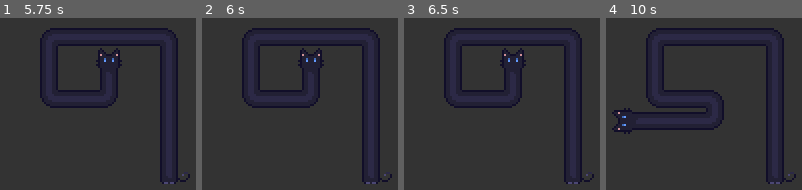
Above: before the commit, frames 1-4 (left to right).
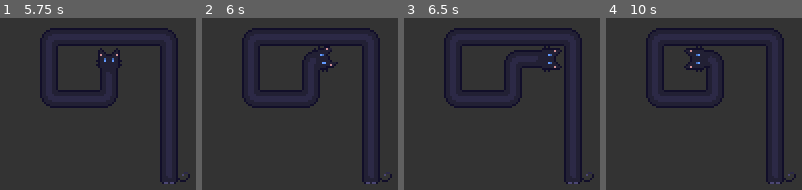
Above: after the commit, the same moments.

Repository: RecorderYvaine/loooong_cat
Game: Godot game, scene res://src/Main.tscn
The game is run twice, just before and just after one commit, with the same random seed, the same clock (stepped at 60 frames per second) and the same inputs.
Inputs:
- Up to frame 1 (5.75 s): tap Enter at 0.5 s; hold Up (ui_up) 0.53-2.03 s; tap Space at 2 s; hold Left (ui_left) 2.03-3.53 s; hold Down (ui_down) 3.53-4.28 s; hold Right (ui_right) 4.28-5.03 s; hold Up (ui_up) from 5.03 s (still down)
- Up to frame 2 (6 s): release Up (ui_up) at 5.78 s; hold Right (ui_right) from 5.78 s (still down)
- Up to frame 3 (6.5 s): keep holding Right (ui_right)
- Up to frame 4 (10 s): tap Enter at 6.5, 8 s; tap Space at 7.25 s; release Right (ui_right) at 8.03 s; hold Down (ui_down) 8.03-8.78 s; hold Left (ui_left) 8.78-9.53 s; hold Up (ui_up) from 9.53 s (still down)

Frame 1 is identical in both runs. In frame 2, 0.7% of the frame differs, in the area x 48-70%, y 16-32%; in frame 3, 1.0%; in frame 4, 2.6%, in the area x 3-61%, y 16-68%.

Commit message:
Fix blocked turn input semantics

Diff:
--- a/src/cat/LongCat.gd
+++ b/src/cat/LongCat.gd
@@ -62,13 +62,16 @@
 		preferred_input_dir = Vector2.RIGHT
 
 func _process(delta: float) -> void:
+	var pressed_dirs = get_pressed_input_dirs()
 	var raw_input = get_input_dir()
 
 	var in_turn = is_active_turn_segment()
 	var head_dist = get_head_segment_length()
 
 	if in_turn:
-		if raw_input != Vector2.ZERO and raw_input != current_dir and raw_input != -current_dir:
+		if raw_input == Vector2.ZERO:
+			auto_turn_dir = current_dir
+		elif raw_input != current_dir and raw_input != -current_dir:
 			queued_turn_dir = raw_input
 			auto_turn_dir = current_dir
 		elif raw_input == current_dir or raw_input == -current_dir:
@@ -96,8 +99,17 @@
 
 	if raw_input == Vector2.ZERO:
 		blocked_input_dir = Vector2.ZERO
+	elif raw_input != current_dir and raw_input != -current_dir:
+		var can_use_raw_input = can_progress_with_input(raw_input, max(speed * delta, 1.0), should_fallback_to_current_dir(raw_input, pressed_dirs))
+		if can_use_raw_input:
+			blocked_input_dir = Vector2.ZERO
+		elif should_fallback_to_current_dir(raw_input, pressed_dirs):
+			input_dir = current_dir
+		else:
+			blocked_input_dir = raw_input
+			input_dir = Vector2.ZERO
 	elif raw_input == blocked_input_dir:
-		if raw_input != current_dir and raw_input != -current_dir:
+		if should_fallback_to_current_dir(raw_input, pressed_dirs):
 			input_dir = current_dir
 		else:
 			input_dir = Vector2.ZERO
@@ -124,6 +136,10 @@
 	update_visuals()
 
 func get_input_dir() -> Vector2:
+	var pressed_dirs = get_pressed_input_dirs()
+	return select_preferred_input_dir(pressed_dirs)
+
+func get_pressed_input_dirs() -> Array[Vector2]:
 	var pressed_dirs: Array[Vector2] = []
 	if Input.is_action_pressed("ui_up") or Input.is_key_pressed(KEY_W):
 		pressed_dirs.append(Vector2.UP)
@@ -133,7 +149,9 @@
 		pressed_dirs.append(Vector2.LEFT)
 	if Input.is_action_pressed("ui_right") or Input.is_key_pressed(KEY_D):
 		pressed_dirs.append(Vector2.RIGHT)
-
+	return pressed_dirs
+
+func select_preferred_input_dir(pressed_dirs: Array[Vector2]) -> Vector2:
 	if pressed_dirs.is_empty():
 		preferred_input_dir = Vector2.ZERO
 		return Vector2.ZERO
@@ -144,6 +162,32 @@
 		return preferred_input_dir
 	return pressed_dirs[0]
 
+func should_fallback_to_current_dir(input_dir: Vector2, pressed_dirs: Array[Vector2]) -> bool:
+	return input_dir != Vector2.ZERO and input_dir != current_dir and input_dir != -current_dir and pressed_dirs.has(current_dir)
+
+func can_progress_with_input(input_dir: Vector2, step: float, allow_forward_advance: bool) -> bool:
+	if input_dir == Vector2.ZERO or path.size() < 2:
+		return false
+
+	var head_pos = path[-1]
+	var prev_pos = path[-2]
+	var seg_dir = (head_pos - prev_pos).normalized()
+	if seg_dir == Vector2.ZERO:
+		seg_dir = current_dir
+
+	if input_dir == seg_dir:
+		return get_allowed_step(head_pos, input_dir, step) > 0.0
+	if input_dir == -seg_dir:
+		return true
+
+	var dist_from_last_corner = head_pos.distance_to(prev_pos)
+	if allow_forward_advance and dist_from_last_corner < TURN_READY_DIST:
+		var advance = min(step, TURN_READY_DIST - dist_from_last_corner)
+		if get_allowed_step(head_pos, seg_dir, advance) > 0.0:
+			return true
+
+	return can_start_turn(head_pos, input_dir)
+
 func get_allowed_step(start_pos: Vector2, dir: Vector2, requested_step: float) -> float:
 	var allowed_step = requested_step
 	var check_points = max(0, path.size() - 3)
@@ -178,8 +222,37 @@
 	var max_pos = Vector2(max(p1.x, p2.x), max(p1.y, p2.y)) + Vector2(COLLISION_CLEARANCE, COLLISION_CLEARANCE)
 	return Rect2(min_pos, max_pos - min_pos)
 
+func is_point_in_bounds(pos: Vector2, bounds: Rect2) -> bool:
+	return pos.x >= bounds.position.x and pos.x <= bounds.end.x and pos.y >= bounds.position.y and pos.y <= bounds.end.y
+
 func can_start_turn(start_pos: Vector2, dir: Vector2) -> bool:
-	return get_allowed_step(start_pos, dir, MIN_TURN_DIST) >= MIN_TURN_DIST
+	var end_pos = start_pos + dir * MIN_TURN_DIST
+	var check_points = max(0, path.size() - 3)
+
+	for i in range(check_points):
+		var p1 = path[i]
+		var p2 = path[i+1]
+		var bounds = get_segment_collision_bounds(p1, p2)
+		var starts_inside = is_point_in_bounds(start_pos, bounds)
+		if starts_inside:
+			if is_point_in_bounds(end_pos, bounds):
+				return false
+			continue
+
+		if dir.x != 0:
+			if start_pos.y >= bounds.position.y and start_pos.y <= bounds.end.y:
+				if dir.x > 0 and start_pos.x < bounds.position.x and start_pos.x + MIN_TURN_DIST > bounds.position.x:
+					return false
+				if dir.x < 0 and start_pos.x > bounds.end.x and start_pos.x - MIN_TURN_DIST < bounds.end.x:
+					return false
+		elif dir.y != 0:
+			if start_pos.x >= bounds.position.x and start_pos.x <= bounds.end.x:
+				if dir.y > 0 and start_pos.y < bounds.position.y and start_pos.y + MIN_TURN_DIST > bounds.position.y:
+					return false
+				if dir.y < 0 and start_pos.y > bounds.end.y and start_pos.y - MIN_TURN_DIST < bounds.end.y:
+					return false
+
+	return true
 
 func get_head_segment_length() -> float:
 	if path.size() < 2:
@@ -247,11 +320,20 @@
 		if dist_from_last_corner < TURN_READY_DIST:
 			var advance = min(step, TURN_READY_DIST - dist_from_last_corner)
 			var allowed_advance = get_allowed_step(head_pos, seg_dir, advance)
-			path[-1] += seg_dir * allowed_advance
-			current_dir = seg_dir
-			if allowed_advance < advance:
+			if allowed_advance > 0.0:
+				path[-1] += seg_dir * allowed_advance
+				current_dir = seg_dir
+				if allowed_advance < advance:
+					blocked_input_dir = input_dir
+				return
+
+			if not can_start_turn(head_pos, input_dir):
 				blocked_input_dir = input_dir
-			return
+				auto_turn_dir = Vector2.ZERO
+				queued_turn_dir = Vector2.ZERO
+				return
+
+			blocked_input_dir = Vector2.ZERO
 
 		if not can_start_turn(head_pos, input_dir):
 			blocked_input_dir = input_dir
@@ -260,7 +342,9 @@
 			return
 
 		var allowed = get_allowed_step(head_pos, input_dir, step)
-		if allowed > 0.0:
+		if allowed <= 0.0 and can_start_turn(head_pos, input_dir):
+			allowed = step
+		if allowed > 0.001:
 			var prev_dir = seg_dir
 			var cross = prev_dir.x * input_dir.y - prev_dir.y * input_dir.x
 
--- a/tests/run_tests.gd
+++ b/tests/run_tests.gd
@@ -575,6 +575,7 @@
 
 func run_multi_input_checks() -> bool:
 	print("Running multi-input checks...")
+	release_all_test_inputs()
 	var cat_scene = load("res://src/cat/LongCat.tscn")
 	if cat_scene == null:
 		printerr("FAILED to load LongCat.tscn")
@@ -614,38 +615,78 @@
 	await process_frame
 
 	cat.path = [
-		Vector2(0.5, 0.0),
-		Vector2(0.5, -40.0),
-		Vector2(1.0, -40.0),
-		Vector2(11.0, -40.0),
-	]
-	cat.current_dir = Vector2.RIGHT
-	cat.turns_data.clear()
-	cat.update_visuals()
+		Vector2(0.5, -28.0),
+		Vector2(18.5, -28.0),
+		Vector2(18.5, -40.0),
+		Vector2(9.5, -40.0),
+	]
+	cat.current_dir = Vector2.LEFT
+	cat.turns_data.clear()
+	cat.update_visuals()
+	release_all_test_inputs()
 
 	var head_before = cat.path[-1]
+	Input.action_press("ui_down")
+	cat.preferred_input_dir = Vector2.DOWN
+	cat._process(1.0 / cat.speed)
+	Input.action_release("ui_down")
+
+	if cat.current_dir != Vector2.LEFT:
+		printerr("FAILED: blocked latest input should preserve previous direction. current_dir=", cat.current_dir)
+		quit(1)
+		return false
+	if cat.path[-1] != head_before:
+		printerr("FAILED: blocked latest input without forward held should not move forward. before=", head_before, " path=", cat.path)
+		quit(1)
+		return false
+	if cat.turns_data.size() != 0:
+		printerr("FAILED: blocked latest input should not create a turn. turns=", cat.turns_data.size())
+		quit(1)
+		return false
+
 	Input.action_press("ui_left")
 	Input.action_press("ui_down")
 	cat.preferred_input_dir = Vector2.DOWN
 	cat._process(1.0 / cat.speed)
+
+	if cat.current_dir != Vector2.LEFT:
+		Input.action_release("ui_left")
+		Input.action_release("ui_down")
+		printerr("FAILED: blocked latest input with forward held should keep current direction. current_dir=", cat.current_dir)
+		quit(1)
+		return false
+	if cat.path[-1].x >= head_before.x:
+		Input.action_release("ui_left")
+		Input.action_release("ui_down")
+		printerr("FAILED: blocked latest input with forward held should continue moving forward. before=", head_before, " path=", cat.path)
+		quit(1)
+		return false
+	if cat.turns_data.size() != 0:
+		Input.action_release("ui_left")
+		Input.action_release("ui_down")
+		printerr("FAILED: blocked latest input with forward held should not create a blocked turn. turns=", cat.turns_data.size())
+		quit(1)
+		return false
+
+	var safety = 32
+	while safety > 0 and cat.current_dir == Vector2.LEFT:
+		cat._process(1.0 / cat.speed)
+		safety -= 1
 	Input.action_release("ui_left")
 	Input.action_release("ui_down")
 
-	if cat.current_dir != Vector2.RIGHT:
-		printerr("FAILED: blocked latest input should keep the previous direction. current_dir=", cat.current_dir)
-		quit(1)
-		return false
-	if cat.path[-1].x <= head_before.x:
-		printerr("FAILED: blocked latest input should continue moving forward. before=", head_before, " path=", cat.path)
-		quit(1)
-		return false
-	if cat.turns_data.size() != 0:
-		printerr("FAILED: blocked latest input should not create a turn. turns=", cat.turns_data.size())
-		quit(1)
-		return false
-
-	cat.queue_free()
-	await process_frame
+	if cat.current_dir != Vector2.DOWN:
+		printerr("FAILED: held latest turn should start as soon as it becomes available. current_dir=", cat.current_dir, " path=", cat.path)
+		quit(1)
+		return false
+	if cat.turns_data.size() != 1:
+		printerr("FAILED: held latest turn should create one turn once available. turns=", cat.turns_data.size())
+		quit(1)
+		return false
+
+	cat.queue_free()
+	await process_frame
+	release_all_test_inputs()
 	return true
 
 func run_overlap_movement_checks() -> bool:
@@ -679,9 +720,42 @@
 		quit(1)
 		return false
 
-	cat.queue_free()
-	await process_frame
-	return true
+	cat.path = [
+		Vector2(0.5, 0.0),
+		Vector2(30.5, 0.0),
+		Vector2(30.5, 9.0),
+		Vector2(15.5, 9.0),
+	]
+	cat.current_dir = Vector2.LEFT
+	cat.turns_data.clear()
+	cat.update_visuals()
+
+	head_before = cat.path[-1]
+	cat.move_cat(Vector2.LEFT, 1.0)
+	if cat.path[-1] != head_before:
+		printerr("FAILED: forward movement into overlapped body should still be blocked. path=", cat.path)
+		quit(1)
+		return false
+
+	cat.move_cat(Vector2.DOWN, 1.0)
+	if cat.current_dir != Vector2.DOWN:
+		printerr("FAILED: turn out of overlapped body should be allowed when exit space is clear. current_dir=", cat.current_dir, " path=", cat.path)
+		quit(1)
+		return false
+	if cat.path.size() != 5:
+		printerr("FAILED: turn out of overlapped body should append a turn point. path=", cat.path)
+		quit(1)
+		return false
+
+	cat.queue_free()
+	await process_frame
+	return true
+
+func release_all_test_inputs() -> void:
+	Input.action_release("ui_up")
+	Input.action_release("ui_down")
+	Input.action_release("ui_left")
+	Input.action_release("ui_right")
 
 func drive_cat(cat: LongCat, dir: Vector2, pixels: int) -> void:
 	for i in range(pixels):
